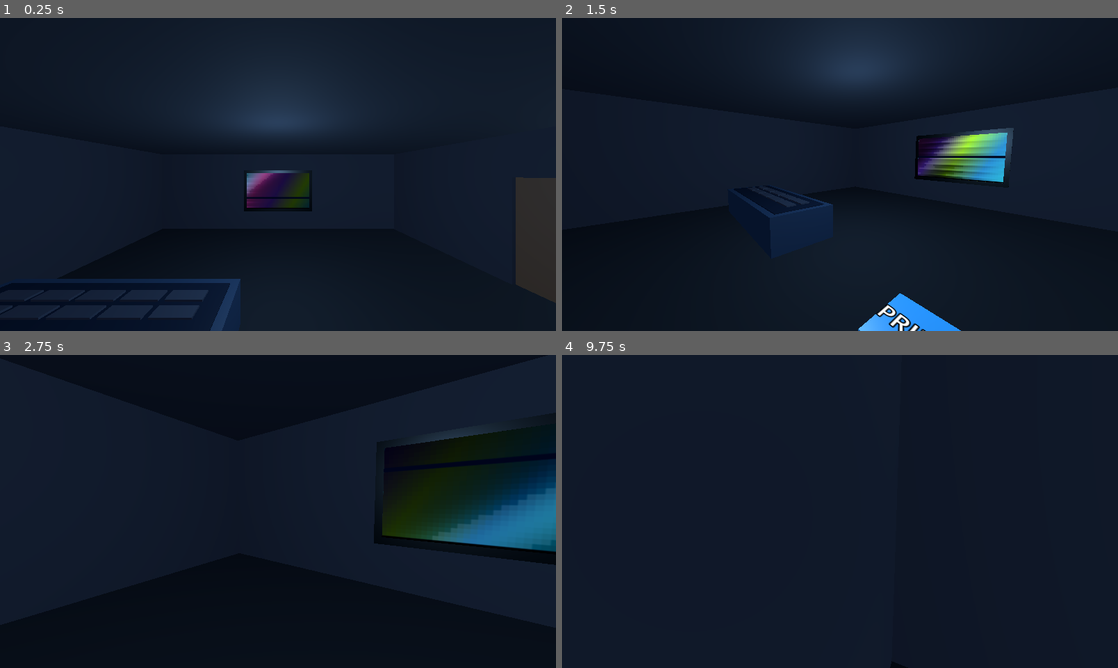
Above: before the commit, frames 1-4 (two rows, left to right).
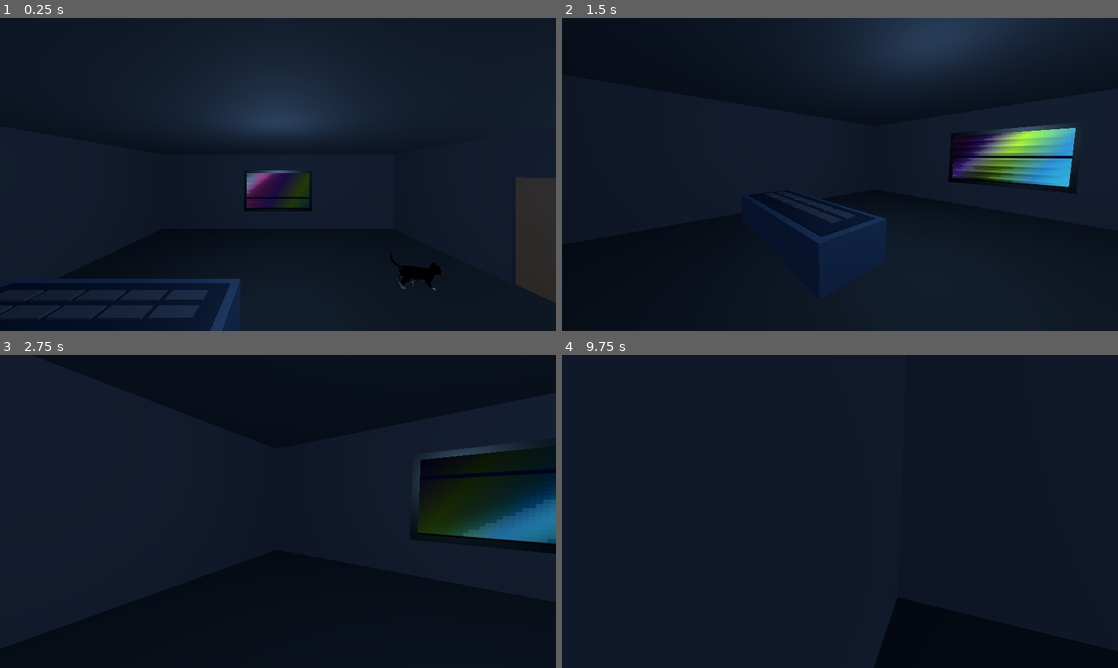
Above: after the commit, the same moments.

Repository: edwinsaunders/SimRoom2
Game: Godot game, scene res://scenes/main.tscn
Two runs of this game, one before a commit and one after it. Both use one fixed random seed, a clock stepped at 60 frames per second and the inputs below. Video files are missing from this copy of the repository; at most half a second of black plays in their place.
Inputs (mouse positions are in pixels of both pictures, inside the frame that each line leads up to):
- Up to frame 1 (0.25 s): no input
- Up to frame 2 (1.5 s): tap Enter at 0.5 s; move the mouse to (962, 158) at 0.52 s; hold D 0.53-1.28 s; hold Ctrl 0.53-1.28 s; click (962, 158) at 0.67 s; tap Space at 0.77 s; move the mouse to (812, 174) at 1.27 s; hold W from 1.28 s (still down); tap Ctrl at 1.35 s
- Up to frame 3 (2.75 s): keep holding W; tap Space at 1.52 s; move the mouse to (289, 505) at 2.02 s; hold Ctrl from 2.03 s (still down); tap F at 2.1 s
- Up to frame 4 (9.75 s): move the mouse to (834, 517) at 2.77 s; release Ctrl at 2.78 s; tap E at 2.85, 7.35 s; click (834, 517) at 2.92 s; tap Space at 3.02, 3.77, 4.52, 5, 6.02, 6.5, 6.77, 7.52, 8, 9.02 s; tap Ctrl at 3.05, 4.55, 5.85, 7.55, 9.05 s; move the mouse to (878, 514) at 3.52 s; hold Ctrl 3.53-4.28 s; tap Q at 3.6, 8.1 s; move the mouse to (795, 508) at 4.27 s; tap Shift at 4.35, 8.85 s; move the mouse to (845, 511) at 5.02 s; hold Ctrl 5.03-5.78 s; click (845, 511) at 5.17 s; tap Enter at 5.75, 7.25 s; move the mouse to (817, 505) at 5.77 s; release W at 5.78 s; hold D 5.78-6.53 s; move the mouse to (867, 511) at 6.52 s; hold Ctrl 6.53-7.28 s; hold W 6.53-8.78 s; tap F at 6.6 s; move the mouse to (812, 511) at 7.27 s; click (812, 511) at 7.42 s; move the mouse to (851, 505) at 8.02 s; hold Ctrl 8.03-8.78 s; move the mouse to (834, 517) at 8.77 s; hold A 8.78-9.53 s; move the mouse to (878, 514) at 9.52 s; hold W from 9.53 s (still down); hold Ctrl from 9.53 s (still down); click (878, 514) at 9.67 s

The runs differ from the first frame. In frame 1, 0.4% of the frame differs, in the area x 70-80%, y 75-88%; in frame 2, 8.7%, in the area x 32-93%, y 0-100%; in frame 3, 6.5%; in frame 4, 0.3%.

Commit message:
Add wandering cat NPC and crouch controls

Diff:
--- /dev/null
+++ b/scenes/cat.tscn
@@ -0,0 +1,17 @@
+[gd_scene load_steps=3 format=3 uid="uid://beio6mgh58hty"]
+
+[ext_resource type="Script" uid="uid://bmjoly17wgflg" path="res://scripts/cat.gd" id="1_0j6gc"]
+
+[sub_resource type="CapsuleShape3D" id="CapsuleShape3D_cat"]
+radius = 0.28
+height = 0.65
+
+[node name="Cat" type="CharacterBody3D"]
+script = ExtResource("1_0j6gc")
+
+[node name="CollisionShape3D" type="CollisionShape3D" parent="."]
+transform = Transform3D(1, 0, 0, 0, 1, 0, 0, 0, 1, 0, 0.605, 0)
+shape = SubResource("CapsuleShape3D_cat")
+
+[node name="ModelAnchor" type="Node3D" parent="."]
+transform = Transform3D(1, 0, 0, 0, 1, 0, 0, 0, 1, 0, 0.2, 0)
--- a/scenes/main.tscn
+++ b/scenes/main.tscn
@@ -10,7 +10,8 @@
 [ext_resource type="PackedScene" path="res://scenes/door.tscn" id="8_0rtpk"]
 [ext_resource type="PackedScene" path="res://scenes/screen_frame.tscn" id="9_8o2q2"]
 [ext_resource type="PackedScene" path="res://scenes/video_screen.tscn" id="10_fap8o"]
-[ext_resource type="PackedScene" path="res://scenes/program_station.tscn" id="11_wm4n0"]
+[ext_resource type="PackedScene" uid="uid://duv1yguc6pl46" path="res://scenes/program_station.tscn" id="11_wm4n0"]
+[ext_resource type="PackedScene" path="res://scenes/cat.tscn" id="12_2wle0"]
 
 [sub_resource type="Environment" id="Environment_jp4p0"]
 background_mode = 1
@@ -96,3 +97,6 @@
 transform = Transform3D(1, 0, 0, 0, 1, 0, 0, 0, 1, 12, 2.05, -5.93)
 
 [node name="ProgramStation" parent="." instance=ExtResource("11_wm4n0")]
+
+[node name="Cat" parent="." instance=ExtResource("12_2wle0")]
+transform = Transform3D(1, 0, 0, 0, 1, 0, 0, 0, 1, 2.5, 0.48877636, -0.5)
--- /dev/null
+++ b/scripts/cat.gd
@@ -0,0 +1,196 @@
+extends CharacterBody3D
+
+const MOVE_SPEED := 1.15
+const GRAVITY := 14.0
+const TURN_INTERVAL_MIN := 1.8
+const TURN_INTERVAL_MAX := 4.6
+const TURN_SMOOTHING := 6.0
+const TARGET_MODEL_HEIGHT := 0.8
+const WALK_ANIMATION_NAME := "GltfAnimation 0"
+const FOOT_CLEARANCE := 0.1
+const COLLISION_LOOKAHEAD := 0.35
+const TURN_RETRY_COUNT := 4
+
+@onready var collision_shape: CollisionShape3D = $CollisionShape3D
+@onready var model_anchor: Node3D = $ModelAnchor
+
+var _rng := RandomNumberGenerator.new()
+var _heading := Vector3.FORWARD
+var _turn_timer := 0.0
+var _model_root: Node3D
+var _visual_facing_offset := 0.0
+
+
+func _ready() -> void:
+	_rng.randomize()
+	_choose_random_heading()
+	_reset_turn_timer()
+	_load_model()
+
+
+func _physics_process(delta: float) -> void:
+	_turn_timer -= delta
+	if _turn_timer <= 0.0:
+		_choose_random_heading()
+		_reset_turn_timer()
+
+	if _will_hit_obstacle():
+		_pick_clear_heading()
+
+	var desired_velocity := _heading * MOVE_SPEED
+	velocity.x = desired_velocity.x
+	velocity.z = desired_velocity.z
+
+	if not is_on_floor():
+		velocity.y -= GRAVITY * delta
+	else:
+		velocity.y = 0.0
+
+	move_and_slide()
+	_update_visual_rotation(delta)
+
+	if is_on_wall():
+		var wall_normal := Vector3.ZERO
+		for index in range(get_slide_collision_count()):
+			var collision := get_slide_collision(index)
+			wall_normal += collision.get_normal()
+
+		_turn_away_from(wall_normal)
+
+
+func _load_model() -> void:
+	var document := GLTFDocument.new()
+	var state := GLTFState.new()
+	var error := document.append_from_file("res://cat_walk.glb", state)
+	if error != OK:
+		push_warning("Failed to load cat model")
+		return
+
+	var generated := document.generate_scene(state) as Node3D
+	if generated == null:
+		push_warning("Failed to generate cat scene")
+		return
+
+	_model_root = generated
+	_model_root.name = "Model"
+	model_anchor.add_child(_model_root)
+	_scale_model_to_target_height()
+	_play_walk_animation()
+
+
+func _scale_model_to_target_height() -> void:
+	if _model_root == null:
+		return
+
+	var bounds := _compute_mesh_aabb(_model_root)
+	if bounds.size.y <= 0.001:
+		return
+
+	var scale_factor := TARGET_MODEL_HEIGHT / bounds.size.y
+	_model_root.scale = Vector3.ONE * scale_factor
+	_model_root.position.y = -bounds.position.y * scale_factor + FOOT_CLEARANCE
+
+
+func _compute_mesh_aabb(node: Node) -> AABB:
+	var has_bounds := false
+	var combined := AABB()
+
+	if node is MeshInstance3D and node.mesh != null:
+		combined = node.transform * node.mesh.get_aabb()
+		has_bounds = true
+
+	for child in node.get_children():
+		if child is Node3D:
+			var child_bounds := _compute_mesh_aabb(child)
+			if child_bounds.size != Vector3.ZERO:
+				var transformed: AABB = child.transform * child_bounds
+				if not has_bounds:
+					combined = transformed
+					has_bounds = true
+				else:
+					combined = combined.merge(transformed)
+
+	if has_bounds:
+		return combined
+
+	return AABB()
+
+
+func _play_walk_animation() -> void:
+	if _model_root == null:
+		return
+
+	var player := _find_first_animation_player(_model_root)
+	if player == null:
+		return
+
+	var animation_name := StringName(WALK_ANIMATION_NAME)
+	if not player.has_animation(animation_name):
+		var animation_list := player.get_animation_list()
+		if animation_list.is_empty():
+			return
+		animation_name = animation_list[0]
+
+	var animation := player.get_animation(animation_name)
+	if animation != null:
+		animation.loop_mode = Animation.LOOP_LINEAR
+
+	player.play(animation_name)
+
+
+func _find_first_animation_player(node: Node) -> AnimationPlayer:
+	if node is AnimationPlayer:
+		return node
+
+	for child in node.get_children():
+		var found := _find_first_animation_player(child)
+		if found != null:
+			return found
+
+	return null
+
+
+func _update_visual_rotation(delta: float) -> void:
+	if _heading.length_squared() <= 0.001:
+		return
+
+	var target_yaw := atan2(_heading.x, _heading.z) + _visual_facing_offset
+	rotation.y = rotate_toward(rotation.y, target_yaw, TURN_SMOOTHING * delta)
+
+
+func _choose_random_heading() -> void:
+	var angle := _rng.randf_range(0.0, TAU)
+	_heading = Vector3(sin(angle), 0.0, cos(angle)).normalized()
+
+
+func _reset_turn_timer() -> void:
+	_turn_timer = _rng.randf_range(TURN_INTERVAL_MIN, TURN_INTERVAL_MAX)
+
+
+func _will_hit_obstacle() -> bool:
+	return test_move(global_transform, _heading * COLLISION_LOOKAHEAD)
+
+
+func _pick_clear_heading() -> void:
+	for _attempt in range(TURN_RETRY_COUNT):
+		_choose_random_heading()
+		if not _will_hit_obstacle():
+			_reset_turn_timer()
+			return
+
+	_reset_turn_timer()
+
+
+func _turn_away_from(wall_normal: Vector3) -> void:
+	var horizontal_normal := Vector3(wall_normal.x, 0.0, wall_normal.z)
+	if horizontal_normal.length_squared() <= 0.001:
+		_pick_clear_heading()
+	else:
+		var base_angle := atan2(horizontal_normal.x, horizontal_normal.z)
+		var offset := _rng.randf_range(-0.9, 0.9)
+		var angle := base_angle + offset
+		_heading = Vector3(sin(angle), 0.0, cos(angle)).normalized()
+		if _will_hit_obstacle():
+			_pick_clear_heading()
+
+	_reset_turn_timer()
--- a/scripts/player.gd
+++ b/scripts/player.gd
@@ -2,15 +2,20 @@
 
 const MOVE_SPEED := 4.8
 const RUN_MULTIPLIER := 1.75
+const CROUCH_SPEED_MULTIPLIER := 0.55
 const JUMP_VELOCITY := 5.2
 const GRAVITY := 14.0
 const MOUSE_SENSITIVITY := 0.0025
 const MIN_PITCH := deg_to_rad(-85.0)
 const MAX_PITCH := deg_to_rad(85.0)
 const INTERACTION_GROUP := "world_interactables"
+const CROUCH_CAMERA_OFFSET := -0.65
+const CROUCH_CAPSULE_HEIGHT := 0.9
+const CROUCH_TRANSITION_SPEED := 10.0
 const AudioLibrary = preload("res://scripts/audio_library.gd")
 
 @onready var camera: Camera3D = $Camera3D
+@onready var collision_shape: CollisionShape3D = $CollisionShape3D
 @onready var jump_sfx: AudioStreamPlayer = $JumpSfx
 @onready var land_sfx: AudioStreamPlayer = $LandSfx
 
@@ -24,11 +29,16 @@
 var _text_edit_field: LineEdit
 var _editing_block: Node3D
 var _is_editing_text := false
+var _standing_camera_height := 0.0
+var _standing_capsule_height := 0.0
 
 
 func _ready() -> void:
 	jump_sfx.stream = AudioLibrary.create_jump_stream()
 	land_sfx.stream = AudioLibrary.create_land_stream()
+	_standing_camera_height = camera.position.y
+	if collision_shape.shape is CapsuleShape3D:
+		_standing_capsule_height = collision_shape.shape.height
 	_mobile_controls = get_parent().get_node_or_null("MobileControls")
 	_ensure_audio_listener()
 	_ensure_block_hold_anchor()
@@ -76,6 +86,7 @@
 
 func _physics_process(delta: float) -> void:
 	if _is_editing_text:
+		_update_crouch_state(false, delta)
 		if not is_on_floor():
 			velocity.y -= GRAVITY * delta
 		else:
@@ -87,6 +98,7 @@
 	var previous_vertical_velocity := velocity.y
 	var input_vector := Vector2.ZERO
 	var jump_requested := Input.is_physical_key_pressed(KEY_SPACE)
+	var crouch_requested := Input.is_physical_key_pressed(KEY_CTRL)
 
 	_apply_mobile_look()
 
@@ -115,6 +127,8 @@
 	var speed := MOVE_SPEED
 	if Input.is_physical_key_pressed(KEY_SHIFT):
 		speed *= RUN_MULTIPLIER
+	if crouch_requested:
+		speed *= CROUCH_SPEED_MULTIPLIER
 
 	velocity.x = direction.x * speed
 	velocity.z = direction.z * speed
@@ -128,6 +142,7 @@
 		velocity.y = 0.0
 
 	move_and_slide()
+	_update_crouch_state(crouch_requested, delta)
 
 	if not was_on_floor and is_on_floor() and previous_vertical_velocity < -2.5:
 		land_sfx.play()
@@ -155,6 +170,25 @@
 	rotate_y(-look_delta.x * MOUSE_SENSITIVITY)
 	_pitch = clamp(_pitch - look_delta.y * MOUSE_SENSITIVITY, MIN_PITCH, MAX_PITCH)
 	camera.rotation.x = _pitch
+
+
+func _update_crouch_state(crouch_requested: bool, delta: float) -> void:
+	var target_camera_height := _standing_camera_height
+	if crouch_requested:
+		target_camera_height += CROUCH_CAMERA_OFFSET
+
+	camera.position.y = move_toward(camera.position.y, target_camera_height, CROUCH_TRANSITION_SPEED * delta)
+
+	var capsule := collision_shape.shape as CapsuleShape3D
+	if capsule == null:
+		return
+
+	var target_capsule_height := _standing_capsule_height
+	if crouch_requested:
+		target_capsule_height = CROUCH_CAPSULE_HEIGHT
+
+	capsule.height = move_toward(capsule.height, target_capsule_height, CROUCH_TRANSITION_SPEED * delta)
+	collision_shape.position.y = capsule.radius + capsule.height * 0.5
 
 
 func hold_code_block(block: Node3D) -> bool:
Binary file added: cat_walk.glb
Binary file added: cat_walk_0.jpg
Binary file added: cat_walk_1.png
Not shown: 1 places in scenes/main.tscn that only renumber resources
